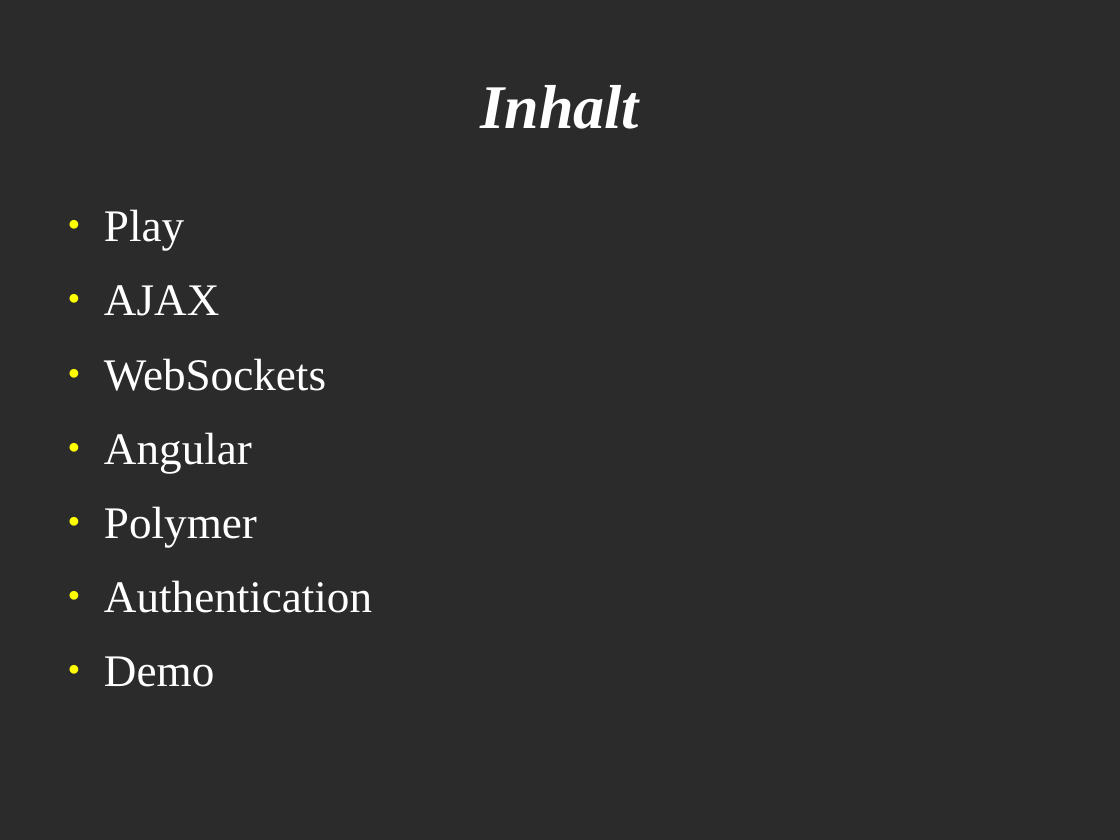
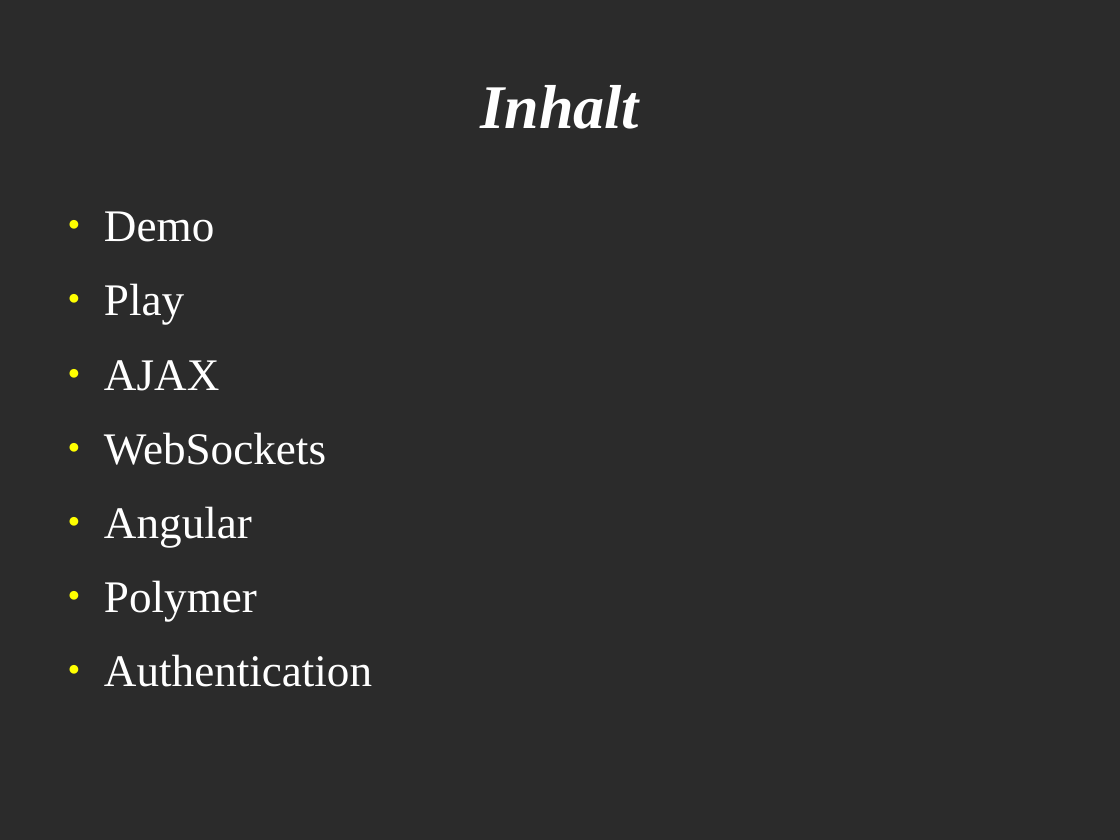
Before and after one commit to CytheY/paju-mensch_wui, a slide deck: slide 2 of webtech.odp. Drawn at 1120x840 pixels with LibreOffice and Linux fonts; fonts in the diff are those of the drawing; background and template pictures are left out; a plain dark background stands for a picture behind light text. Boxes give left, top, right and bottom in pixels: in the first picture for what was removed or moved away, otherwise in the second. Text is boxed around its words. In the diff, an @@ line names an element or a change of style, - is before the commit and + after.

```diff
--- a/webtech.odp
+++ b/webtech.odp
@@ text at (104, 211, 214, 242): paragraph added @@
+● Demo
@@ text at (104, 656, 214, 687): paragraph removed @@
-● Demo
```
Also in this commit, not shown: 2 other slides changed, 4 slides added, 3 slides removed, 3 other files.
